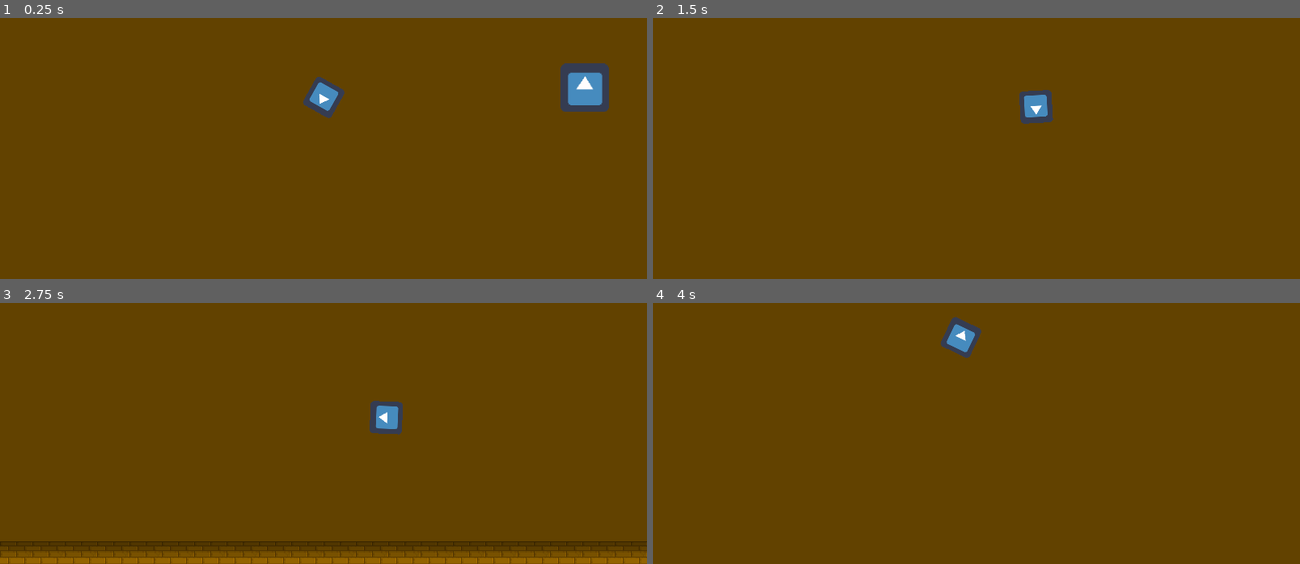
Above: before the commit, frames 1-4 (two rows, left to right).
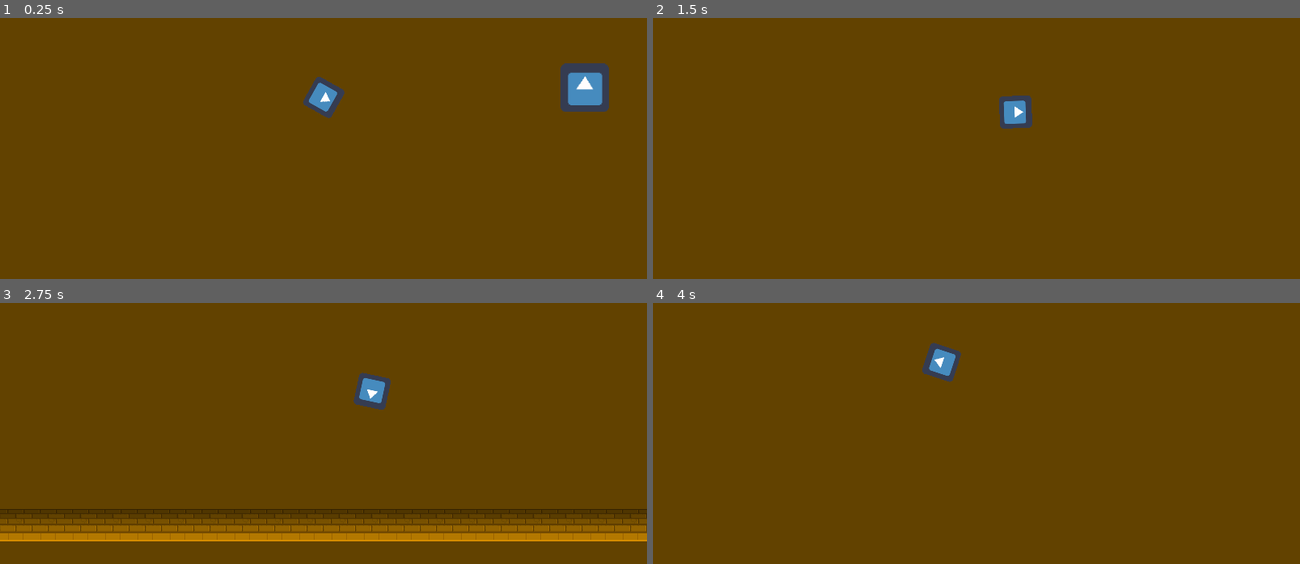
Above: after the commit, the same moments.

Repository: kinge880/GameJam
Game: Godot game, scene res://Word.tscn
Same seed, same stepped clock (60 frames per second), same inputs: the game is played once before the commit and once after it. The engine's default icon, where the game draws it, is replaced by a stand-in: a white triangle on a blue panel in a dark square.
Inputs (mouse positions are in pixels of both pictures, inside the frame that each line leads up to):
- Up to frame 1 (0.25 s): no input
- Up to frame 2 (1.5 s): tap Enter at 0.5 s; move the mouse to (1118, 78) at 0.52 s; hold D (ui_right) 0.53-1.28 s; hold Space (atk) 0.53-1.28 s; move the mouse to (847, 114) at 1.27 s; hold S (ui_down) from 1.28 s (still down); tap Space (atk) at 1.35 s
- Up to frame 3 (2.75 s): move the mouse to (outside the picture) at 2.02 s; release S (ui_down) at 2.03 s; hold D (ui_right) from 2.03 s (still down); hold Space (atk) from 2.03 s (still down)
- Up to frame 4 (4 s): move the mouse to (944, 454) at 2.77 s; release D (ui_right) at 2.78 s; release Space (atk) at 2.78 s; hold W (ui_up) 2.78-3.53 s; tap Space (atk) at 2.85 s; move the mouse to (1170, 436) at 3.52 s; hold A (ui_left) from 3.53 s (still down); hold Space (atk) from 3.53 s (still down)

The runs differ from the first frame. In frame 1, less than 0.1% of the frame differs, in the area x 47-53%, y 24-36%; in frame 2, 1.0%; in frame 3, 11%, in the area x 0-100%, y 26-100%; in frame 4, 1.2%.

Commit message:
Ajustando movimento e câmera.

Diff:
--- a/Player.tscn
+++ b/Player.tscn
@@ -15,6 +15,7 @@
 
 [node name="Sprite" type="Sprite" parent="."]
 position = Vector2( -0.307358, 0 )
+rotation = -1.5708
 scale = Vector2( 0.5, 0.5 )
 texture = ExtResource( 2 )
 
@@ -25,11 +26,11 @@
 [node name="Camera2D" type="Camera2D" parent="."]
 current = true
 smoothing_enabled = true
-smoothing_speed = 2.0
-drag_margin_left = 0.25
-drag_margin_top = 0.25
-drag_margin_right = 0.25
-drag_margin_bottom = 0.25
+smoothing_speed = 3.5
+drag_margin_left = 0.5
+drag_margin_top = 0.3
+drag_margin_right = 0.5
+drag_margin_bottom = 0.3
 
 [node name="RayCast2D" type="RayCast2D" parent="."]
 enabled = true
--- a/Script/Player.gd
+++ b/Script/Player.gd
@@ -4,8 +4,8 @@
 var motion = Vector2()
 onready var raycast = $RayCast2D
 
-export var acc = 0.05
-export var dec = 0.02
+export var acc = 0.1
+export var dec = 0.05
 
 func _ready():
 	yield(get_tree(), "idle_frame")
